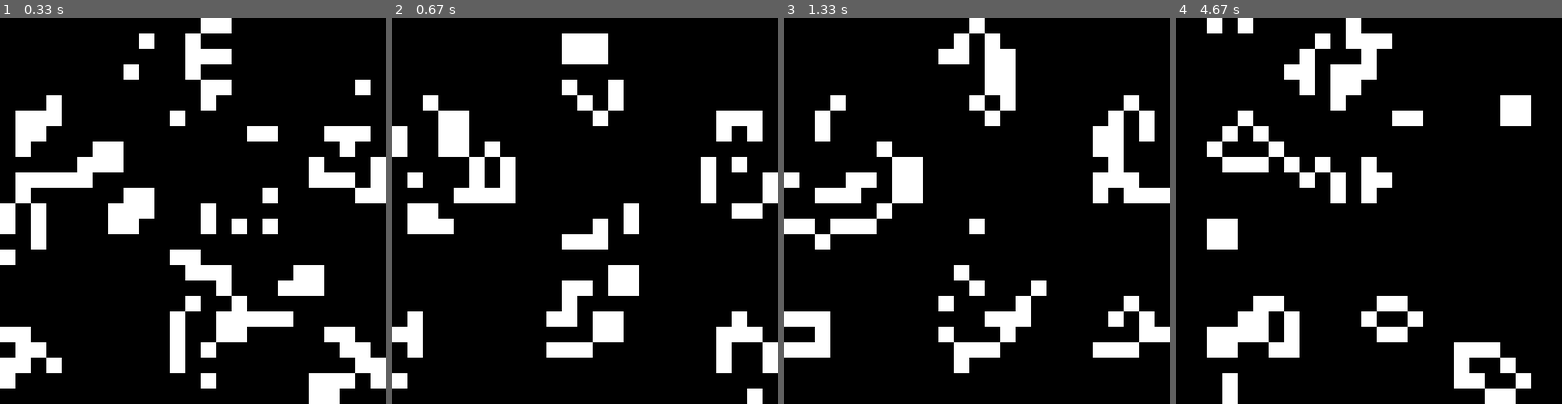
Above: before the commit, frames 1-4 (left to right).
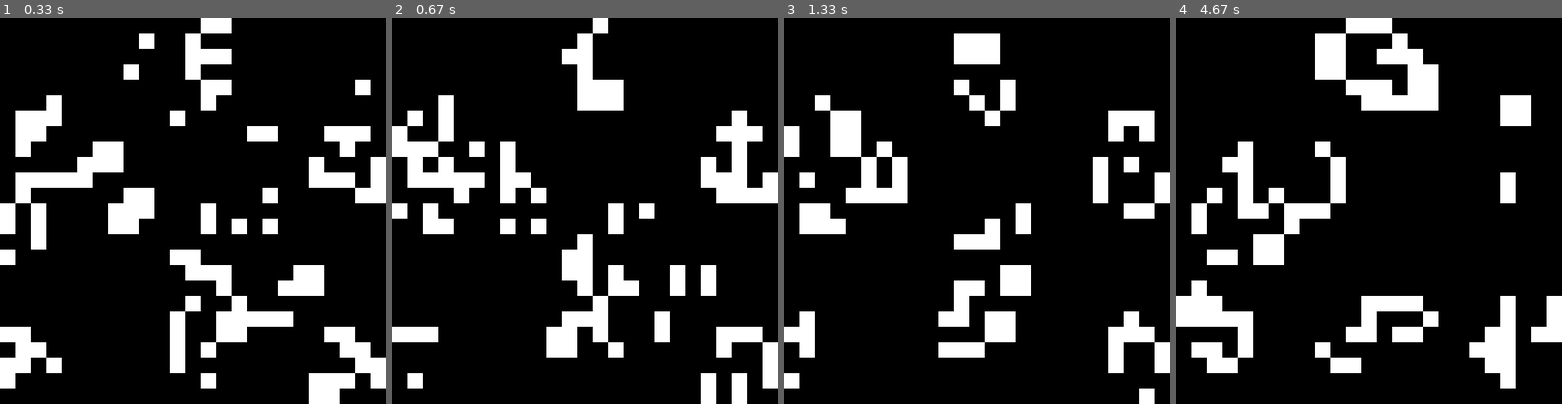
Above: after the commit, the same moments.

Repository: aaronw4/Game-of-Life
Game: pygame game, started from pyGame..py
Two runs of this game, one before a commit and one after it. Both use one fixed random seed, a clock stepped at 60 frames per second and the inputs below.
Inputs:
- Up to frame 1 (0.33 s): no input
- Up to frame 2 (0.67 s): no input
- Up to frame 3 (1.33 s): no input
- Up to frame 4 (4.67 s): no input

Frame 1 is identical in both runs. In frame 2, 15% of the frame differs, in the area x 0-100%, y 0-100%; in frame 3, 16%; in frame 4, 21%.

Commit message:
Cleaned up code and added comments

Diff:
--- a/pyGame..py
+++ b/pyGame..py
@@ -1,50 +1,52 @@
-import sys, pygame
+import sys, pygame, random, time
 import pygame.draw
-import random
-import pygame.time
 
 size = width, height = 500, 500
+#Cell is 20x20 giving a 25x25 grid
 dead_color = 0, 0, 0
+#black
 alive_color = 255, 255, 255
-
-screen = pygame.display.set_mode(size)
+#white
 
 class Game:
     def __init__(self):
         pygame.init()
         self.screen = pygame.display.set_mode(size)
+        #opens window 500x500
         self.clear_screen()
+        #function that turns all cells black
         pygame.display.flip()
-
-        self.last_update = 0
+        #updates the display
 
         self.grid_active = 0
         self.grids = []
         self.init_grids()
         self.set_grid()
+        #Calls functions that creates two grids and displays one upon initiating
 
     def init_grids(self):
-        columns = 25
-        rows = 25
-
         def create_grid():
             grid = []
             for col in range(25):
                 row = [0] * 25
                 grid.append(row)
             return grid
+            #grid will be 25x25
 
         self.grids.append(create_grid())
         self.grids.append(create_grid())
+        #creates grids using create_grid fxn
 
-    def set_grid(self, value=None):
+    def set_grid(self, value=None, grid=0):
         for columns in range(25):
             for rows in range(25):
                 if value is None:
                     cells = random.choice([0, 0, 0, 0, 1])
+                    #0 = dead, 1 = alive
+                    #randomly picks from array. 20% chance of cell being alive
                 else:
                     cells = value
-                self.grids[self.grid_active][columns][rows] = cells
+                self.grids[grid][columns][rows] = cells
 
     def draw(self):
         color = dead_color
@@ -54,24 +56,26 @@
                     color = alive_color
                 elif self.grids[self.grid_active][columns][rows] == 0:
                     color = dead_color
-                pygame.draw.rect(self.screen, color, (columns * 20, rows * 20, 20, 20))
+                pygame.draw.rect(self.screen, color, (columns * 20, rows * 20, 20, 20)) #(Col pos, Row pos, cell width, cell height)
         pygame.display.flip()
+        #Turns grid of numbers into colors alive_cole is white, dead_color is black
 
     def clear_screen(self):
         self.screen.fill(dead_color)
 
     def check_neighboors(self, col, row):
-        # self.grids[self.grid_active][columns][rows]
         def get_value(col, row):
             try:
                 value = self.grids[self.grid_active][col][row]
             except:
                 value = 0
             return value
+        #Counts live neighboors. Ignores None from cells on boarder
 
         alive_neighboors = get_value(col-1, row) + get_value(col+1, row) + get_value(col, row-1)\
         + get_value(col, row+1) + get_value(col-1, row-1) + get_value(col+1, row-1)\
         + get_value(col-1, row+1) + get_value(col+1, row+1)
+        #counts the number of live neighboors
 
         if self.grids[self.grid_active][col][row] == 1:
             if alive_neighboors < 2:
@@ -85,13 +89,17 @@
                 return 1
             else:
                 return 0
+        #rules of life
 
     def update(self):
+        self.set_grid(0, (self.grid_active + 1) % 2)
+        #clears old grid
         for columns in range(25):
             for rows in range(25):
                 next_grid = self.check_neighboors(columns, rows)
                 self.grids[(self.grid_active + 1) % 2][columns][rows] = next_grid
         self.grid_active = (self.grid_active + 1) % 2
+        #updates grid according to rules in check_neighboors fxn
 
     def events(self):
         for event in pygame.event.get():
@@ -103,15 +111,8 @@
             self.events()
             self.update()
             self.draw()
-            self.frame_rate()
-
-    def frame_rate(self):
-        now = pygame.time.get_ticks()
-        time_passed = now - self.last_update
-        time_remaining = int(500 - time_passed)
-        if time_remaining > 0:
-            pygame.time.delay(int(time_remaining))
-        self.last_update = now
+            time.sleep(0.5)
+        #Updates grid, displays grid, then waits 0.5 seconds and repeats
 
 if __name__ == '__main__':
     game = Game()
